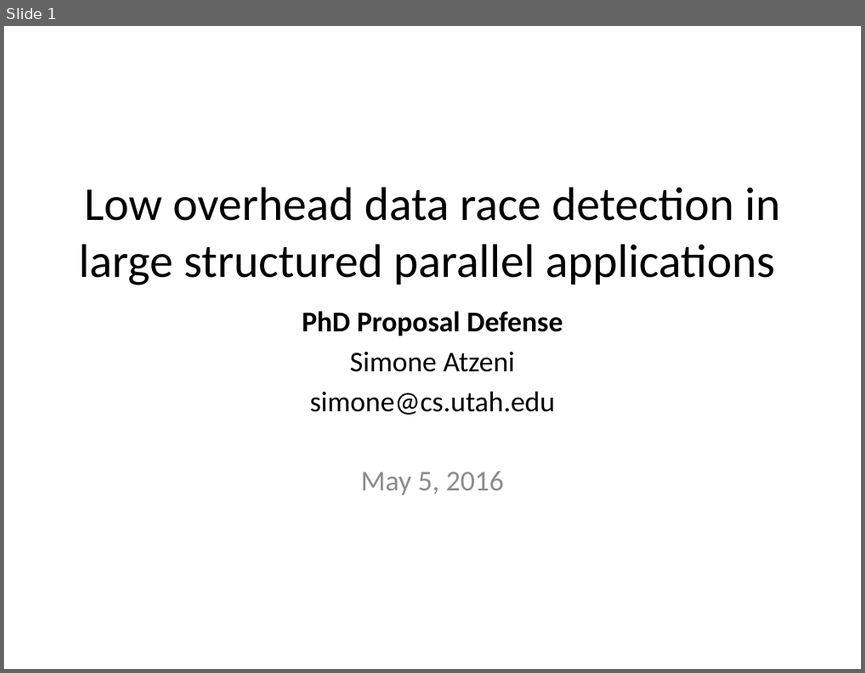
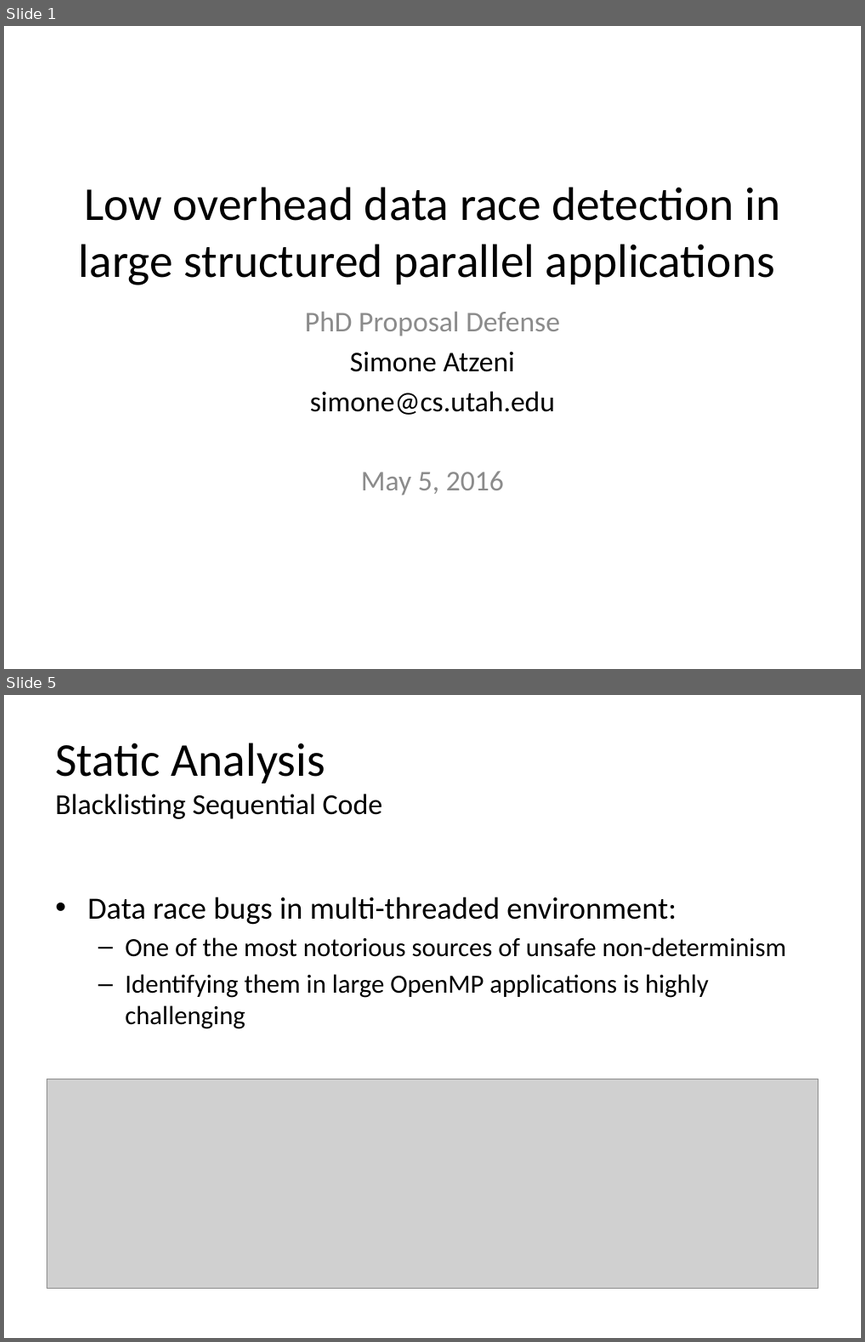
Before and after one commit to simoatze/oral_qualifier, a slide deck: presentation/presentation.pptx. Shown one above the other, each under a label of ours: slide 1 before the commit, slides 1 and 5 after it; the slides between them are not shown. The pictures are 865x673 and 865x1342 pixels, drawn with LibreOffice and Linux fonts; fonts in the diff are those of the drawing; grey boxes stand for pictures. Boxes give left, top, right and bottom in pixels: in the first picture for what was removed or moved away, otherwise in the second. Text is boxed around its words. In the diff, an @@ line names an element or a change of style, - is before the commit and + after.

```diff
--- a/presentation/presentation.pptx
+++ b/presentation/presentation.pptx
@@ slide 5 added at box(4, 695, 861, 1338), background #FFFFFF @@
@@ title added at box(55, 743, 383, 819), 24.3 pt, text #000000 @@
+Static Analysis
+Blacklisting Sequential Code
@@ text added at box(87, 896, 786, 1029), 22 pt, text #000000 @@
+• Data race bugs in multi-threaded environment:
+  – One of the most notorious sources of unsafe non-determinism
+  – Identifying them in large OpenMP applications is highly challenging
@@ picture added at box(46, 1078, 818, 1287) @@
@@ slide 1 changed as well @@
@@ subtitle at box(305, 311, 560, 336): text colour #000000 to #8C8C8C, bold off in "PhD Proposal Defense" @@
```
Also in this commit, not shown: 3 other slides added, 1 slide removed, 2 other files.
